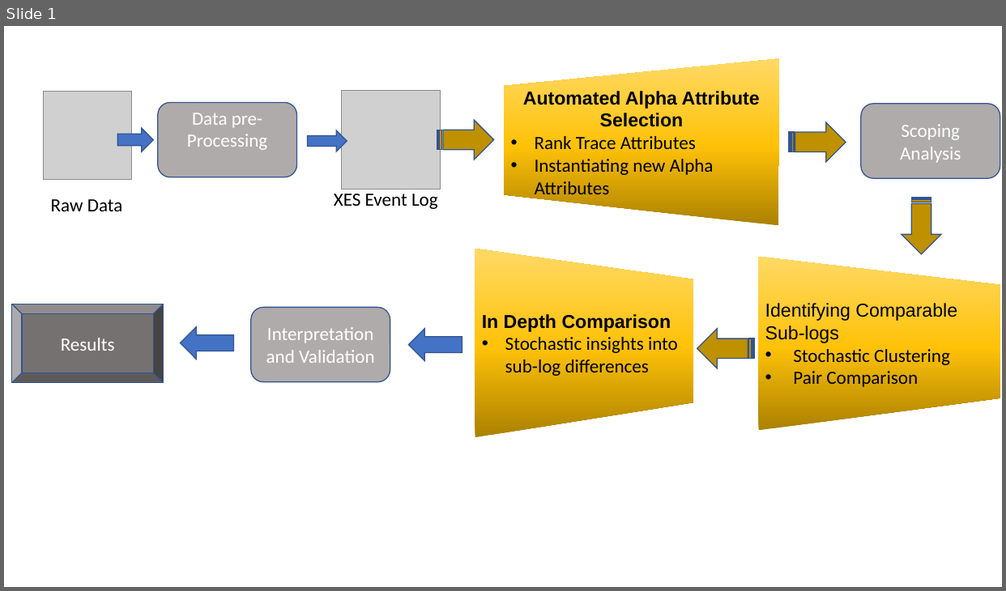
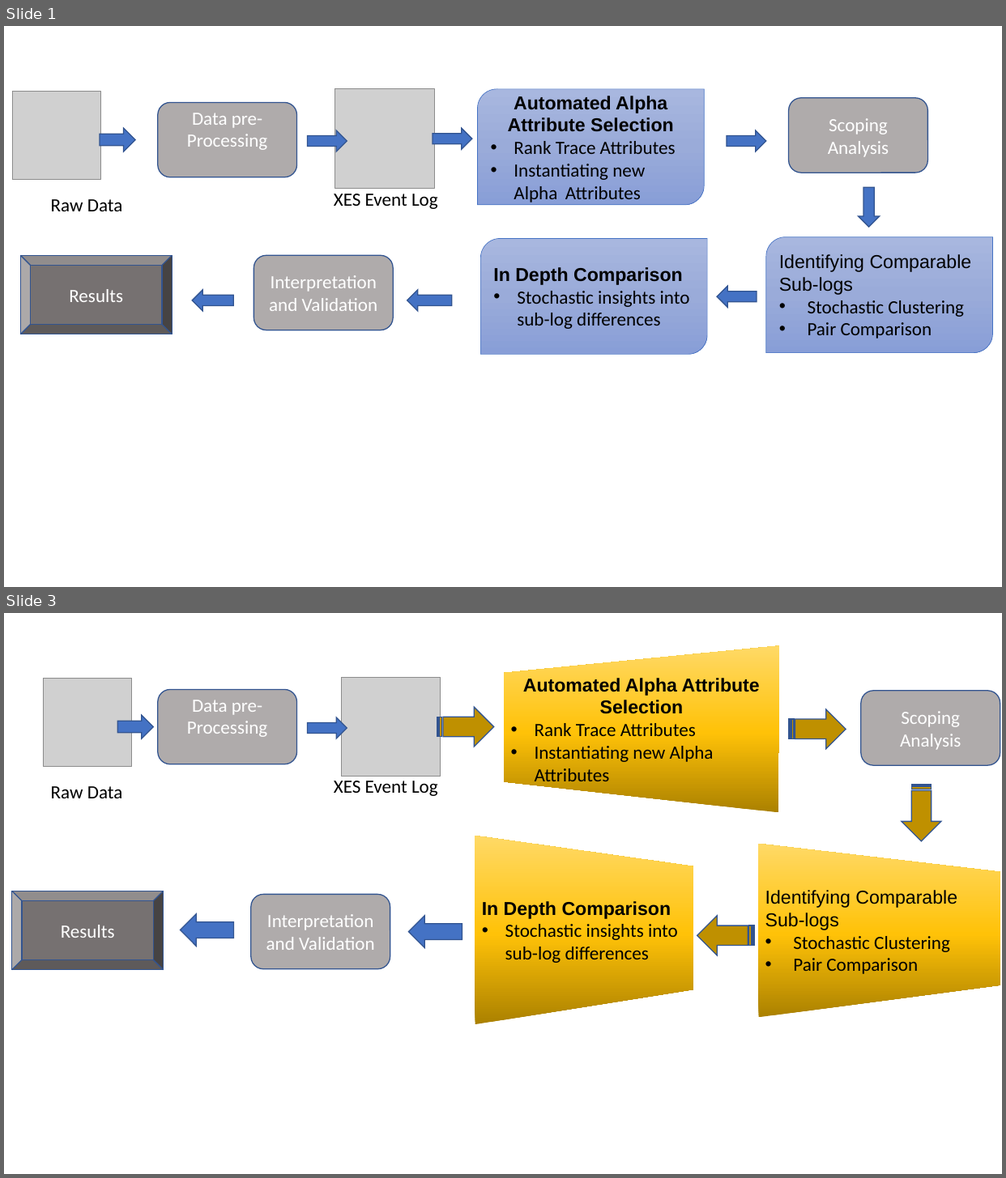
Before and after one commit to asadTariq666/BPM-Alpha-Attribute-Selection, a slide deck: Documents/P2CM diagrams.pptx. Shown one above the other, each under a label of ours: slide 1 before the commit, slides 1 and 3 after it; the slides between them are not shown. The pictures are 1006x591 and 1006x1178 pixels, drawn with LibreOffice and Linux fonts; fonts in the diff are those of the drawing; grey boxes stand for pictures. Boxes give left, top, right and bottom in pixels: in the first picture for what was removed or moved away, otherwise in the second. Text is boxed around its words. In the diff, an @@ line names an element or a change of style, - is before the commit and + after.

```diff
--- a/Documents/P2CM diagrams.pptx
+++ b/Documents/P2CM diagrams.pptx
@@ slide 1 added at bbox=[4, 26, 1002, 587], background #FFFFFF @@
@@ picture added at bbox=[12, 91, 100, 179] @@
@@ picture added at bbox=[335, 89, 434, 189] @@
@@ round diag rect added at bbox=[478, 89, 705, 205], fill gradient #A8B7DF to #9AABD9 to #889ED7, outline #4472C4 0.5 pt, 18 pt, text #000000 @@
+Automated Alpha Attribute Selection
+• Rank Trace Attributes
+• Instantiating new Alpha Attributes
@@ rounded rectangle added at bbox=[789, 98, 928, 173], fill #AFABAB, outline #325491 1 pt, 18 pt, text #FFFFFF @@
+Scoping Analysis
@@ rounded rectangle added at bbox=[157, 102, 296, 177], fill #AFABAB, outline #325491 1 pt, 18 pt, text #FFFFFF @@
+Data pre-Processing
@@ right arrow added at bbox=[100, 128, 136, 151], fill #4472C4, outline #325491 1 pt @@
@@ right arrow added at bbox=[307, 130, 347, 151], fill #4472C4, outline #325491 1 pt @@
@@ right arrow added at bbox=[433, 128, 473, 149], fill #4472C4, outline #325491 1 pt @@
@@ right arrow added at bbox=[727, 130, 766, 151], fill #4472C4, outline #325491 1 pt @@
@@ text added at bbox=[334, 194, 438, 209], 18 pt, text #000000 @@
+XES Event Log
@@ right arrow added at bbox=[859, 187, 880, 227], fill #4472C4, outline #325491 1 pt @@
@@ text added at bbox=[51, 199, 123, 211], 18 pt, text #000000 @@
+Raw Data
@@ round diag rect added at bbox=[481, 238, 708, 355], fill gradient #A8B7DF to #9AABD9 to #889ED7, outline #4472C4 0.5 pt, 18 pt, text #000000 @@
+In Depth Comparison
+• Stochastic insights into sub-log differences
@@ round diag rect added at bbox=[766, 237, 993, 353], fill gradient #A8B7DF to #9AABD9 to #889ED7, outline #4472C4 0.5 pt, 18 pt, text #000000 @@
+Identifying Comparable Sub-logs
+• Stochastic Clustering
+• Pair Comparison
@@ bevel added at bbox=[20, 256, 172, 335], fill #767171, outline #325491 1 pt, 18 pt, text #FFFFFF @@
+Results
@@ rounded rectangle added at bbox=[254, 256, 394, 331], fill #AFABAB, outline #325491 1 pt, 18 pt, text #FFFFFF @@
+Interpretation and Validation
@@ left arrow added at bbox=[192, 290, 233, 311], fill #4472C4, outline #325491 1 pt @@
@@ left arrow added at bbox=[407, 290, 453, 311], fill #4472C4, outline #325491 1 pt @@
@@ right arrow added at bbox=[717, 287, 756, 308], fill #4472C4, outline #325491 1 pt @@
@@ what was slide 1 is now slide 3 @@
```
Also in this commit, not shown: 2 other slides added, 13 other files.
